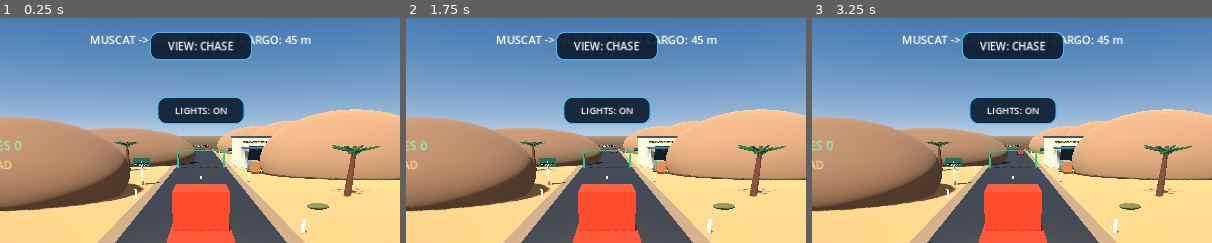
Above: before the commit, frames 1-3 (left to right).
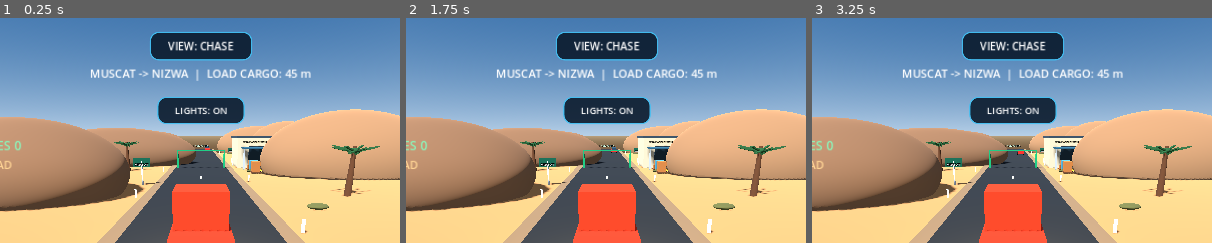
Above: after the commit, the same moments.

Repository: czz495m8zv-code/zayron-simulator
Game: Godot game, scene res://scenes/main/main.tscn
Two runs of this game, one before a commit and one after it. Both use one fixed random seed, a clock stepped at 60 frames per second and the inputs below.
Inputs:
- Up to frame 1 (0.25 s): no input
- Up to frame 2 (1.75 s): click "RESTART ROUTE" at 0.5 s; click "RESTART ROUTE" at 1.25 s
- Up to frame 3 (3.25 s): click "RESTART ROUTE" at 2 s; click "NEXT: PREMIUM BLUE SEMI" at 2.75 s
The pictures show only the part of the screen within x 25-75%, y 0-50%; the shares and areas given below are measured in that part.

The runs differ from the first frame. In frame 1, 1.8% of the frame differs, in the area x 22-78%, y 7-28%; in frame 2, 1.8%; in frame 3, 1.8%.

Commit message:
Improve HUD spacing for mobile controls

Diff:
--- a/scripts/main.gd
+++ b/scripts/main.gd
@@ -564,8 +564,8 @@
 	_mission_label.anchor_right = 0.5
 	_mission_label.offset_left = -190.0
 	_mission_label.offset_right = 190.0
-	_mission_label.offset_top = 22.0
-	_mission_label.offset_bottom = 58.0
+	_mission_label.offset_top = 76.0
+	_mission_label.offset_bottom = 112.0
 	_mission_label.horizontal_alignment = HORIZONTAL_ALIGNMENT_CENTER
 	_mission_label.add_theme_font_size_override("font_size", 18)
 	_mission_label.add_theme_color_override("font_color", Color.WHITE)
